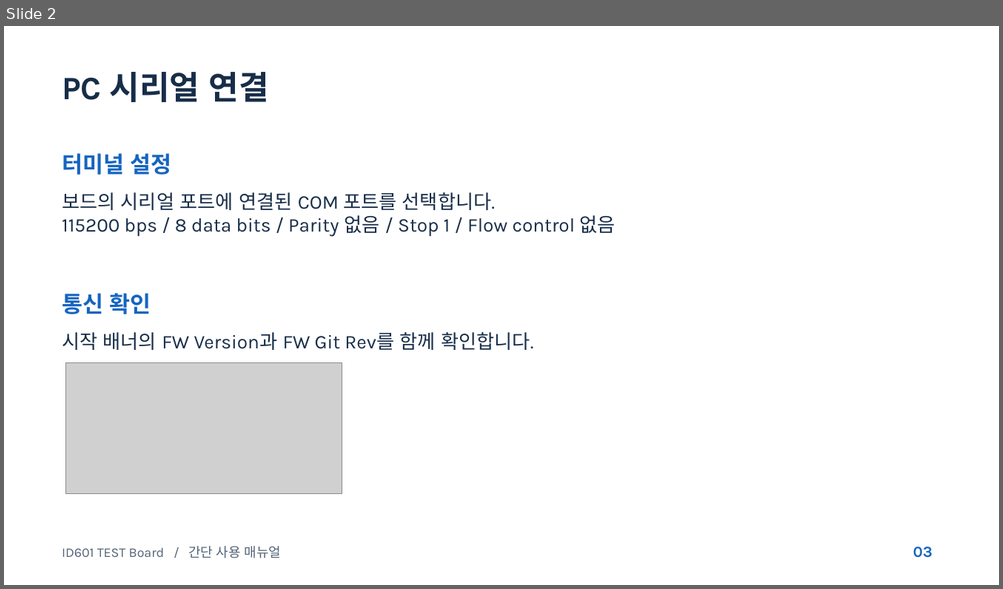
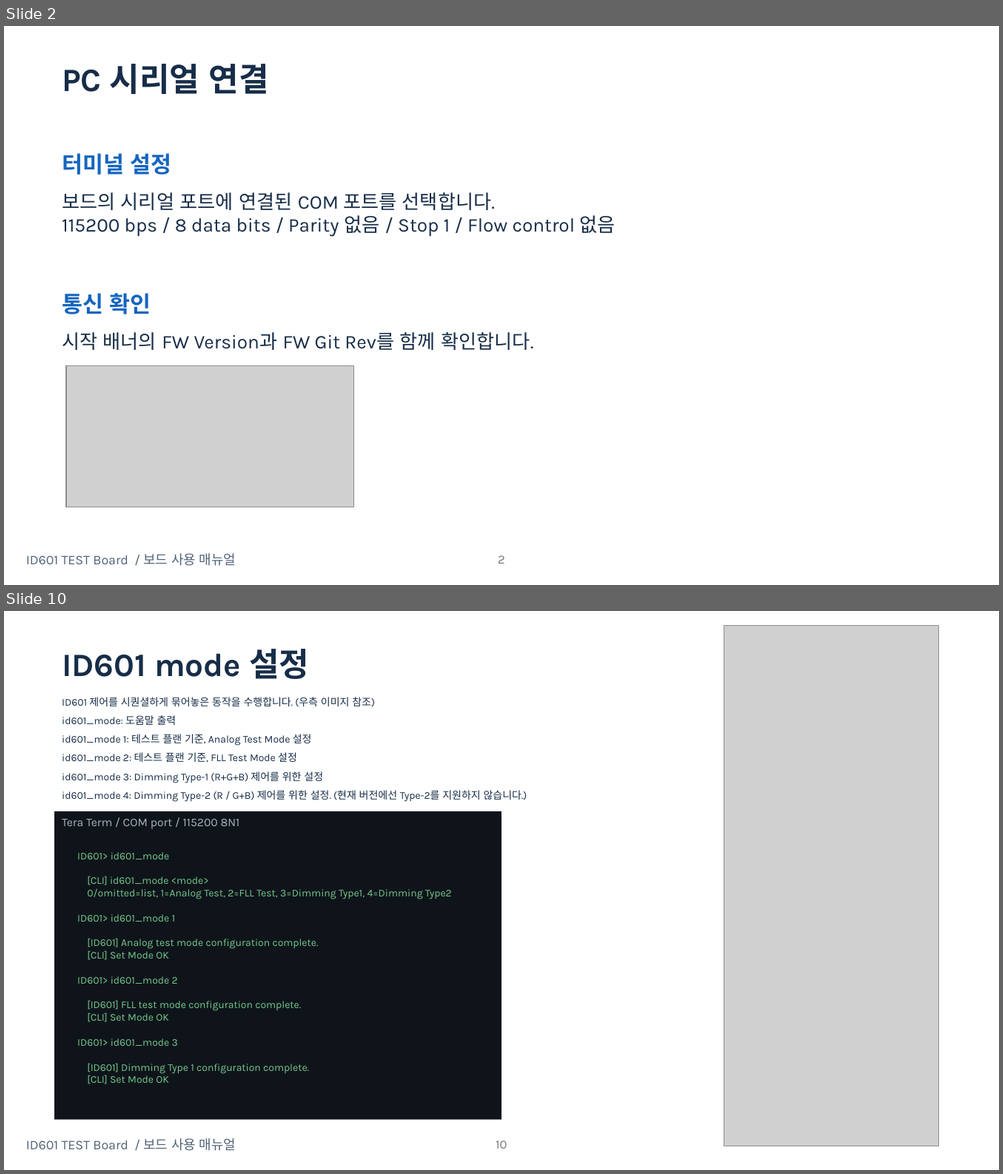
Before and after one commit to oio9595/Global_Technologies_FW, a slide deck: ID601/Jig/ID601_ES/Docs/Deliverables/Manual/ID601_MOBIS_CLI_Manual_20261029_v2.pptx. Shown one above the other, each under a label of ours: slide 2 before the commit, slides 2 and 10 after it; the slides between them are not shown. The pictures are 1003x589 and 1003x1174 pixels, drawn with LibreOffice and Linux fonts; fonts in the diff are those of the drawing; grey boxes stand for pictures. Boxes give left, top, right and bottom in pixels: in the first picture for what was removed or moved away, otherwise in the second. Text is boxed around its words. In the diff, an @@ line names an element or a change of style, - is before the commit and + after.

```diff
--- a/ID601/Jig/ID601_ES/Docs/Deliverables/Manual/ID601_MOBIS_CLI_Manual_20261029_v2.pptx
+++ b/ID601/Jig/ID601_ES/Docs/Deliverables/Manual/ID601_MOBIS_CLI_Manual_20261029_v2.pptx
@@ slide 10 added at box(4, 611, 999, 1170), background #FFFFFF @@
@@ picture added at box(724, 626, 938, 1147) @@
@@ text added at box(62, 649, 309, 679), 31.5 pt, text #172D48, bold @@
+ID601 mode 설정
@@ text added at box(62, 697, 527, 802), 10 pt, text #172D48 @@
+ID601 제어를 시퀀셜하게 묶어놓은 동작을 수행합니다. (우측 이미지 참조)
+id601_mode: 도움말 출력
+id601_mode 1: 테스트 플랜 기준, Analog Test Mode 설정
+id601_mode 2: 테스트 플랜 기준, FLL Test Mode 설정
+id601_mode 3: Dimming Type-1 (R+G+B) 제어를 위한 설정
+id601_mode 4: Dimming Type-2 (R / G+B) 제어를 위한 설정. (현재 버전에선 Type-2를 지원하지 않습니다.)
@@ rectangle added at box(55, 812, 502, 1121), fill #0F141A, 11.2 pt, text #AAB4BF @@
+Tera Term / COM port / 115200 8N1
@@ text added at box(77, 852, 452, 1085), 10 pt, text #73C98C @@
+ID601> id601_mode
+[CLI] id601_mode <mode>
+0/omitted=list, 1=Analog Test, 2=FLL Test, 3=Dimming Type1, 4=Dimming Type2
+ID601> id601_mode 1
+[ID601] Analog test mode configuration complete.
+[CLI] Set Mode OK
+ID601> id601_mode 2
+[ID601] FLL test mode configuration complete.
+[CLI] Set Mode OK
+ID601> id601_mode 3
+[ID601] Dimming Type 1 configuration complete.
+[CLI] Set Mode OK
@@ text added at box(26, 1139, 236, 1151), 12.8 pt, text #526376 @@
+ID601 TEST Board / 보드 사용 매뉴얼
@@ page number added at box(495, 1141, 506, 1149), 12 pt, text #797979 @@
+10
@@ slide 2 changed as well @@
@@ text "PC 시리얼 연결": place and size @@
-text "PC 시리얼 연결" at box(62, 72, 269, 102)
+text "PC 시리얼 연결" at box(62, 64, 269, 94)
@@ picture: place and size @@
-picture at box(66, 363, 341, 494)
+picture at box(66, 366, 353, 508)
@@ text at box(26, 554, 236, 566): text changed @@
-ID601 TEST Board / 간단 사용 매뉴얼
+ID601 TEST Board / 보드 사용 매뉴얼
@@ page number added at box(498, 556, 505, 564), 12 pt, text #797979 @@
+2
@@ text removed at box(913, 547, 932, 558) @@
-03
```
Also in this commit, not shown: 7 other slides changed, 9 other slides added, 1 slide removed, 10 other files.
